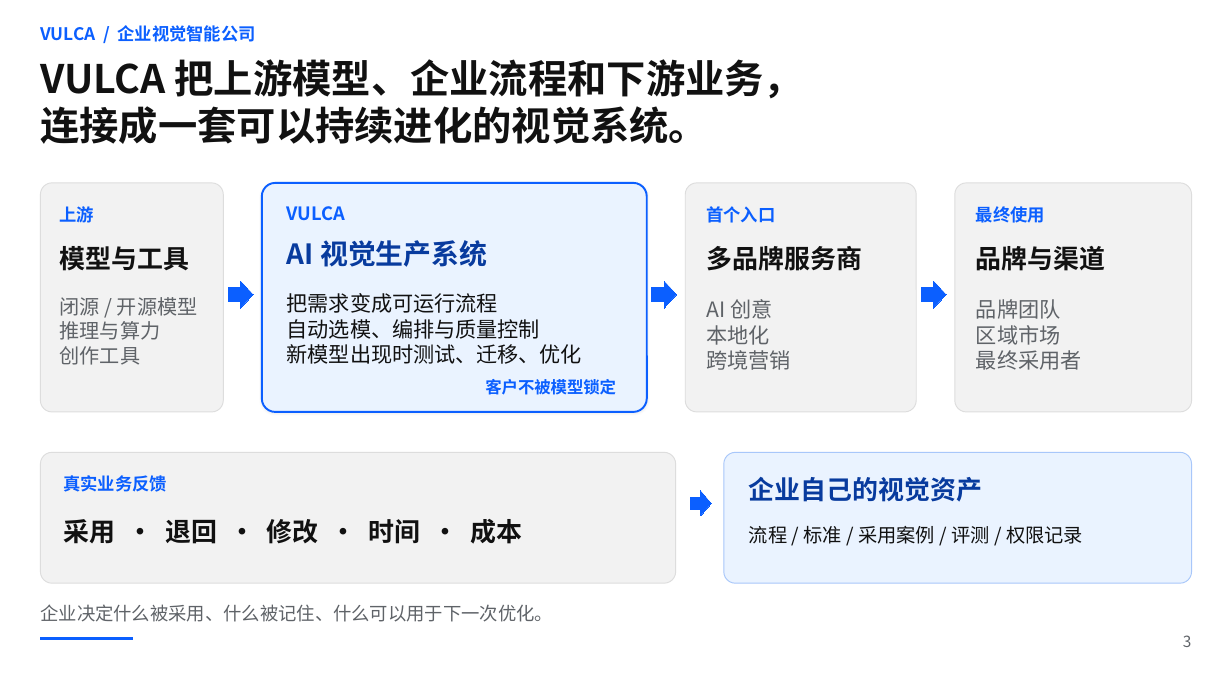
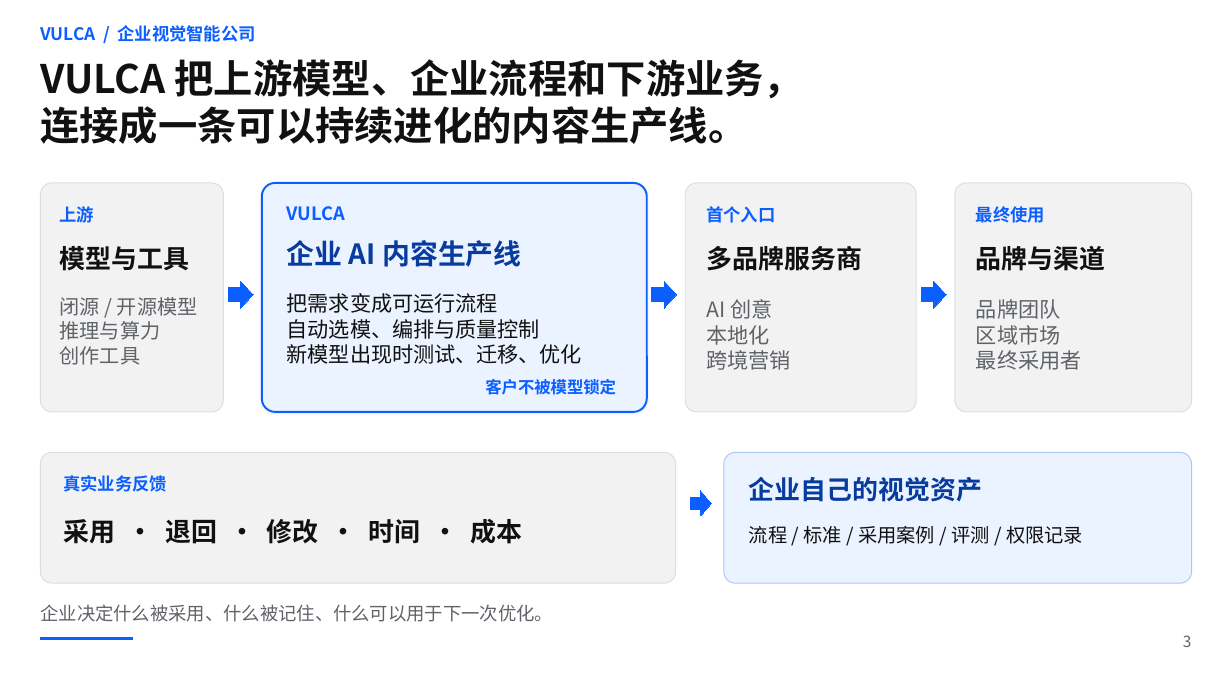
Before and after one commit to vulca-org/vulca-visual-control-sdk, a slide deck: slide 3 of docs/bp/2026-08-09-vulca-enterprise-ai-production-line/VULCA-企业视觉智能公司-BP-v3.pptx. Drawn at 1232x693 pixels with LibreOffice and Linux fonts; fonts in the diff are those of the drawing. Boxes give left, top, right and bottom in pixels: in the first picture for what was removed or moved away, otherwise in the second. Text is boxed around its words. In the diff, an @@ line names an element or a change of style, - is before the commit and + after.

```diff
--- a/docs/bp/2026-08-09-vulca-enterprise-ai-production-line/VULCA-企业视觉智能公司-BP-v3.pptx
+++ b/docs/bp/2026-08-09-vulca-enterprise-ai-production-line/VULCA-企业视觉智能公司-BP-v3.pptx
@@ text at <box>40,106,747,144</box>: text changed @@
-连接成一套可以持续进化的视觉系统。
+连接成一条可以持续进化的内容生产线。
@@ text at <box>287,240,521,267</box>: text changed @@
-AI 视觉生产系统
+企业 AI 内容生产线
```
Also in this commit, not shown: 1 other slide changed.
